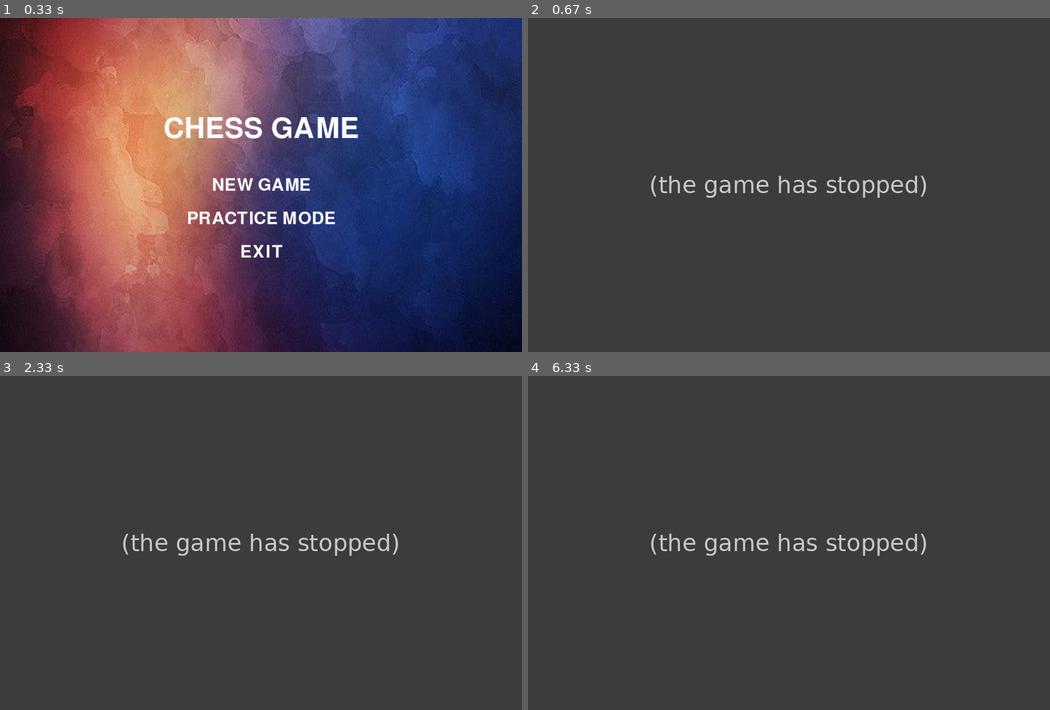
Above: before the commit, frames 1-4 (two rows, left to right).
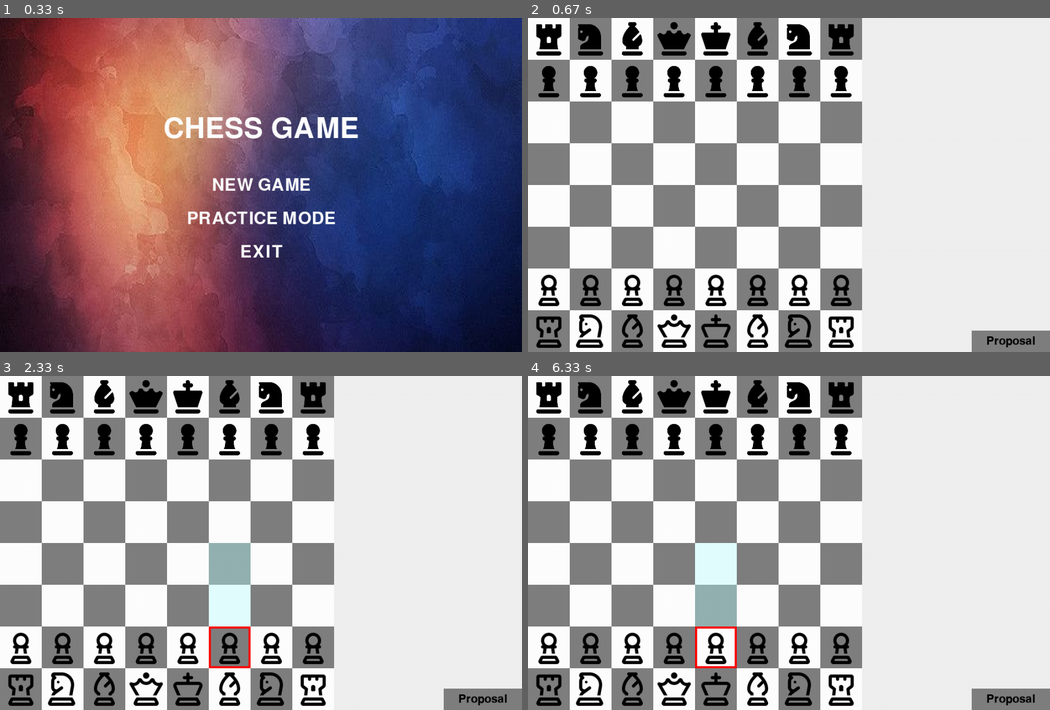
Above: after the commit, the same moments.

Repository: Raito-95/Pygame_Chess
Game: pygame game, started from main.py
The game is run twice, just before and just after one commit, with the same random seed, the same clock (stepped at 60 frames per second) and the same inputs.
Inputs (mouse positions are in pixels of both pictures, inside the frame that each line leads up to):
- Up to frame 1 (0.33 s): no input
- Up to frame 2 (0.67 s): click (789, 185) at 0.38 s
- Up to frame 3 (2.33 s): click (135, 546) at 0.72 s; click (234, 629) at 2.05 s
- Up to frame 4 (6.33 s): click (794, 579) at 2.38 s; click (710, 639) at 6.22 s

Frame 1 is identical in both runs. In frame 2, 99% of the frame differs, in the area x 0-100%, y 0-100%; in frame 3, 99%; in frame 4, 99%.
Error before the commit: TypeError: 'Board' object is not subscriptable (minimax.py line 11); the game stopped at 0.38 s (later frames are placeholders)

Commit message:
update ai func test

Diff:
--- a/AI/minimax.py
+++ b/AI/minimax.py
@@ -3,17 +3,10 @@
 
 
 class Ai:
-    def __init__(self, board):
-        self.board = board
+    def __init__(self):
         self.chess_board = chess.Board()
-        for row in range(8):
-            for col in range(8):
-                piece = self.board[row][col]
-                if piece is not None:
-                    self.chess_board.set_piece_at(chess.square(col, row), piece)
-        print(f'chess_board:{self.chess_board}')
 
-    def minimax(self, depth, maximizing_player=False):
+    def minimax(self, depth, alpha, beta, maximizing_player=False):
         if depth == 0 or self.chess_board.is_game_over():
             return self.evaluate()
 
@@ -21,17 +14,23 @@
             max_eval = float('-inf')
             for move in self.chess_board.legal_moves:
                 self.chess_board.push(move)
-                eval = self.minimax(depth - 1)
+                eval = self.minimax(depth - 1, alpha, beta)
                 self.chess_board.pop()
                 max_eval = max(max_eval, eval)
+                alpha = max(alpha, eval)
+                if beta <= alpha:
+                    break
             return max_eval
         else:
             min_eval = float('inf')
             for move in self.chess_board.legal_moves:
                 self.chess_board.push(move)
-                eval = self.minimax(depth - 1, True)
+                eval = self.minimax(depth - 1, alpha, beta, True)
                 self.chess_board.pop()
                 min_eval = min(min_eval, eval)
+                beta = min(beta, eval)
+                if beta <= alpha:
+                    break
             return min_eval
 
     def evaluate(self):
@@ -43,11 +42,14 @@
     def get_best_move(self, depth):
         best_move = None
         max_eval = float('-inf')
+        alpha = float('-inf')
+        beta = float('inf')
         for move in self.chess_board.legal_moves:
             self.chess_board.push(move)
-            eval = self.minimax(depth - 1)
+            eval = self.minimax(depth - 1, alpha, beta)
             self.chess_board.pop()
             if eval > max_eval:
                 max_eval = eval
                 best_move = move
+            alpha = max(alpha, eval)
         return best_move
--- /dev/null
+++ b/board_switch.py
@@ -0,0 +1,10 @@
+'''
+r n b q k b n r
+p p p p p p p p
+. . . . . . . .
+. . . . . . . .
+. . . . . . . .
+. . . . . . . .
+P P P P P P P P
+R N B Q K B N R
+'''
--- a/game.py
+++ b/game.py
@@ -19,8 +19,8 @@
         self.current_player = self.players[self.current_player_index].color
 
         self.board = Board(self.current_player)
-        self.ai = Ai(self.board)
-        self.scan_flag = True
+        self.ai = Ai()
+        self.scan_flag = False
         self.dialog = Dialog(self.screen)
 
         self.square_size = SCREEN_SIZE[1] // 8
@@ -95,8 +95,9 @@
 
             self.draw_board()
             if self.scan_flag:
-                best_move = self.ai.get_best_move(depth=3)
-                print(f'best_move: {best_move}')
+                best_move = self.ai.get_best_move(depth=6)
+                if best_move is not None:
+                    self.ai.chess_board.push(best_move)
                 self.scan_flag = False
 
             pygame.display.flip()
--- /dev/null
+++ b/test.py
@@ -0,0 +1,14 @@
+import time
+from AI.minimax import Ai
+
+ai = Ai()
+
+while True:
+    best_move = ai.get_best_move(depth=6)
+
+    if best_move is not None:
+        ai.chess_board.push(best_move)
+
+    print(ai.chess_board)
+
+    time.sleep(1)
Empty file added: AI/__init__.py
